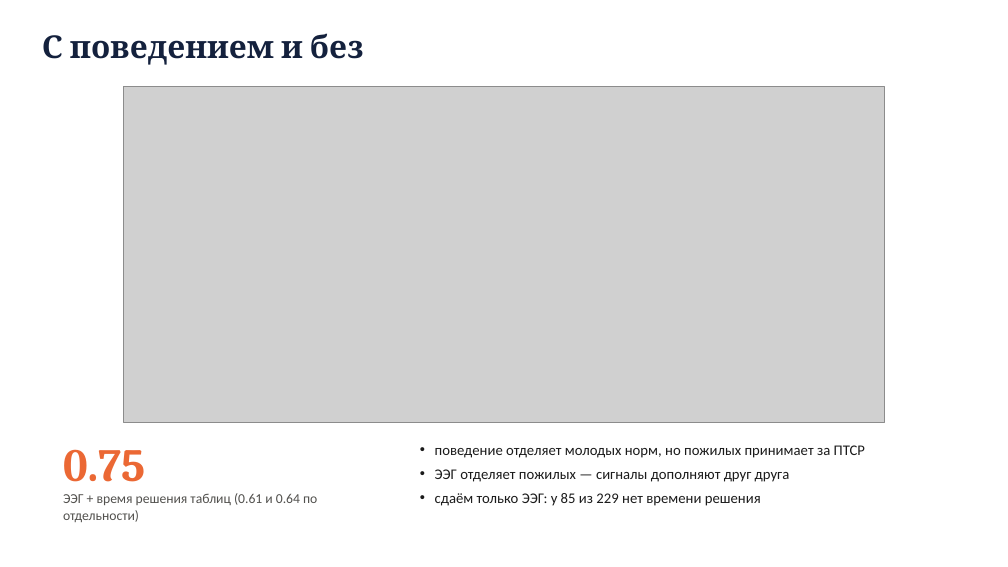
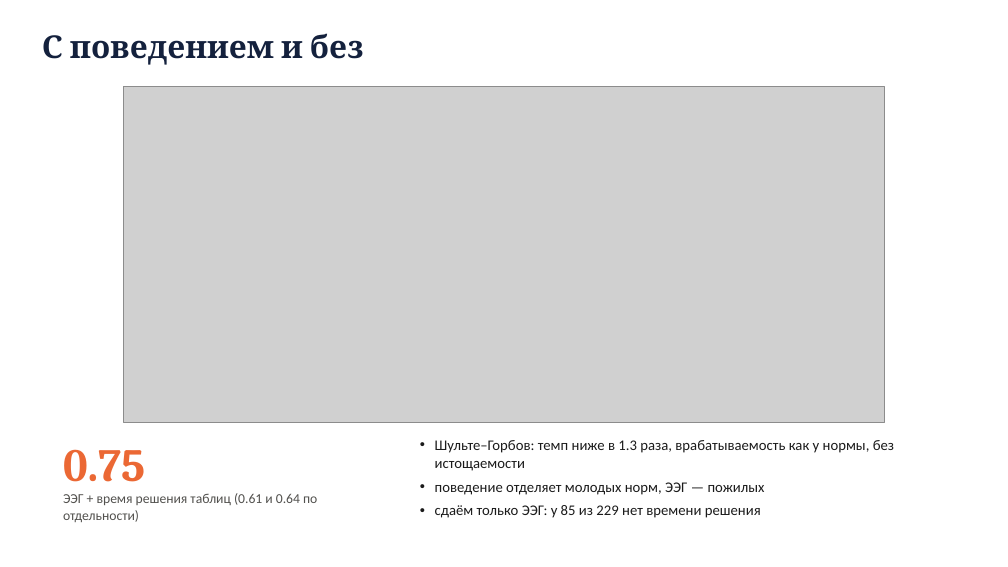
Before and after one commit to igor688-hub/neurodiagnosis-eeg, a slide deck: slide 9 of report/presentation.pptx (slide 8 before the commit). Drawn at 1008x567 pixels with LibreOffice and Linux fonts; fonts in the diff are those of the drawing; grey boxes stand for pictures. Boxes give left, top, right and bottom in pixels: in the first picture for what was removed or moved away, otherwise in the second. Text is boxed around its words. In the diff, an @@ line names an element or a change of style, - is before the commit and + after.

```diff
--- a/report/presentation.pptx
+++ b/report/presentation.pptx
@@ text at (435, 440, 894, 495): text changed @@
-• поведение отделяет молодых норм, но пожилых принимает за ПТСР
-• ЭЭГ отделяет пожилых — сигналы дополняют друг друга
+• Шульте–Горбов: темп ниже в 1.3 раза, врабатываемость как у нормы, без истощаемости
+• поведение отделяет молодых норм, ЭЭГ — пожилых
```
Also in this commit, not shown: 4 other slides changed, 1 slide added, 2 other files.
